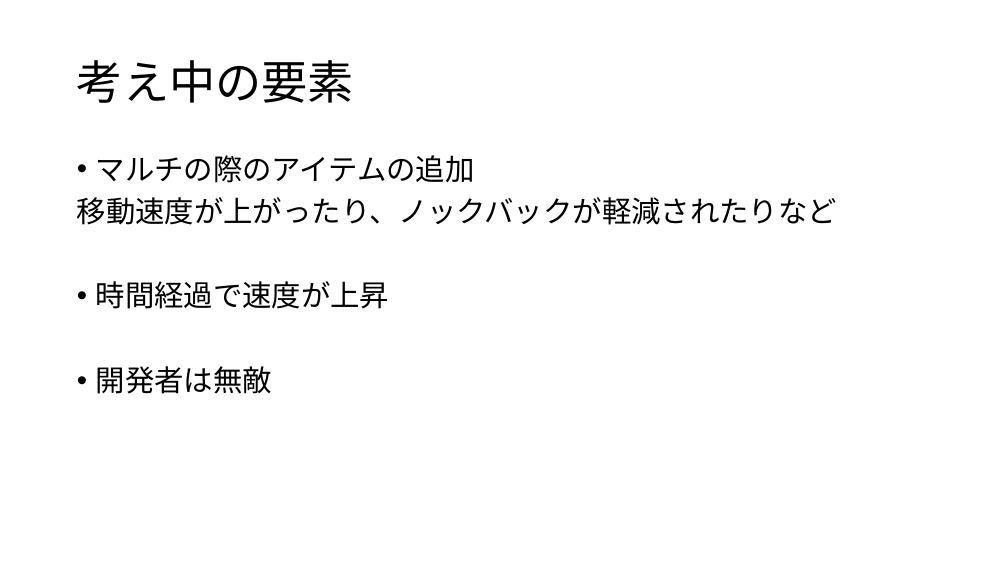
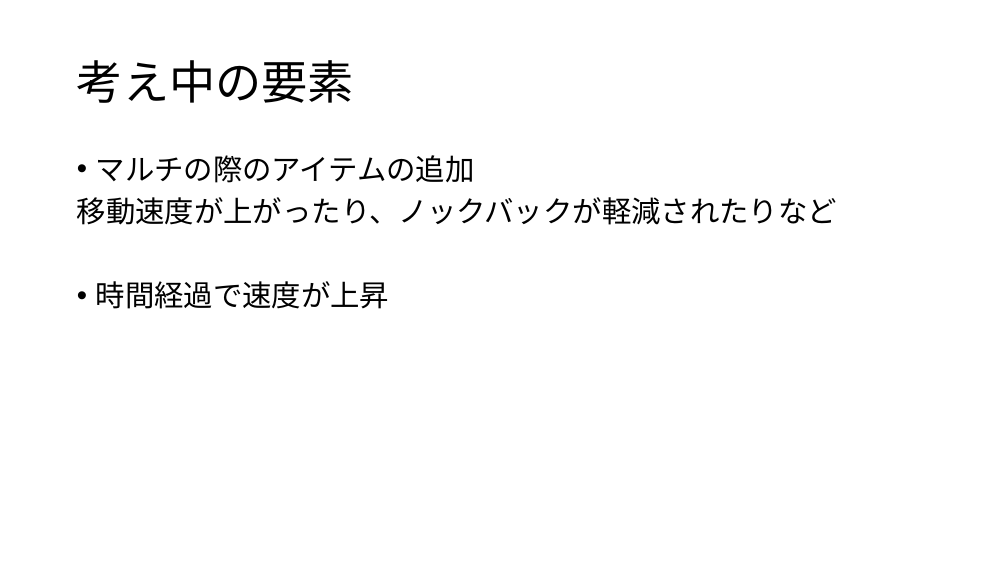
Before and after one commit to Hyde306/UniMan, a slide deck: slide 6 of チーム制作.pptx. Drawn at 1008x567 pixels with LibreOffice and Linux fonts; fonts in the diff are those of the drawing. Boxes give left, top, right and bottom in pixels: in the first picture for what was removed or moved away, otherwise in the second. Text is boxed around its words. In the diff, an @@ line names an element or a change of style, - is before the commit and + after.

```diff
--- a/チーム制作.pptx
+++ b/チーム制作.pptx
@@ text at bbox=[96, 366, 272, 394]: paragraph removed @@
-• 開発者は無敵
```
